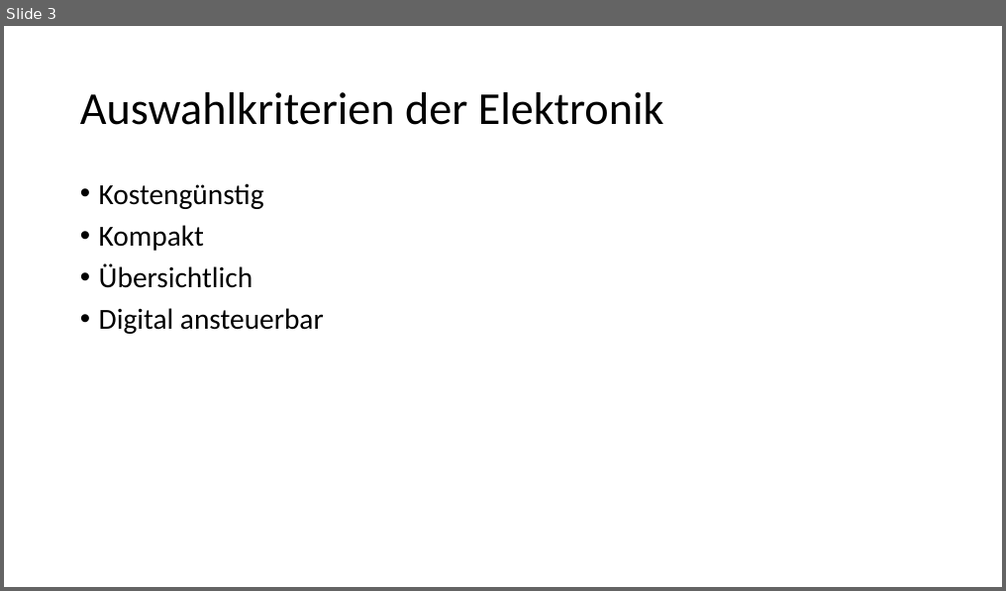
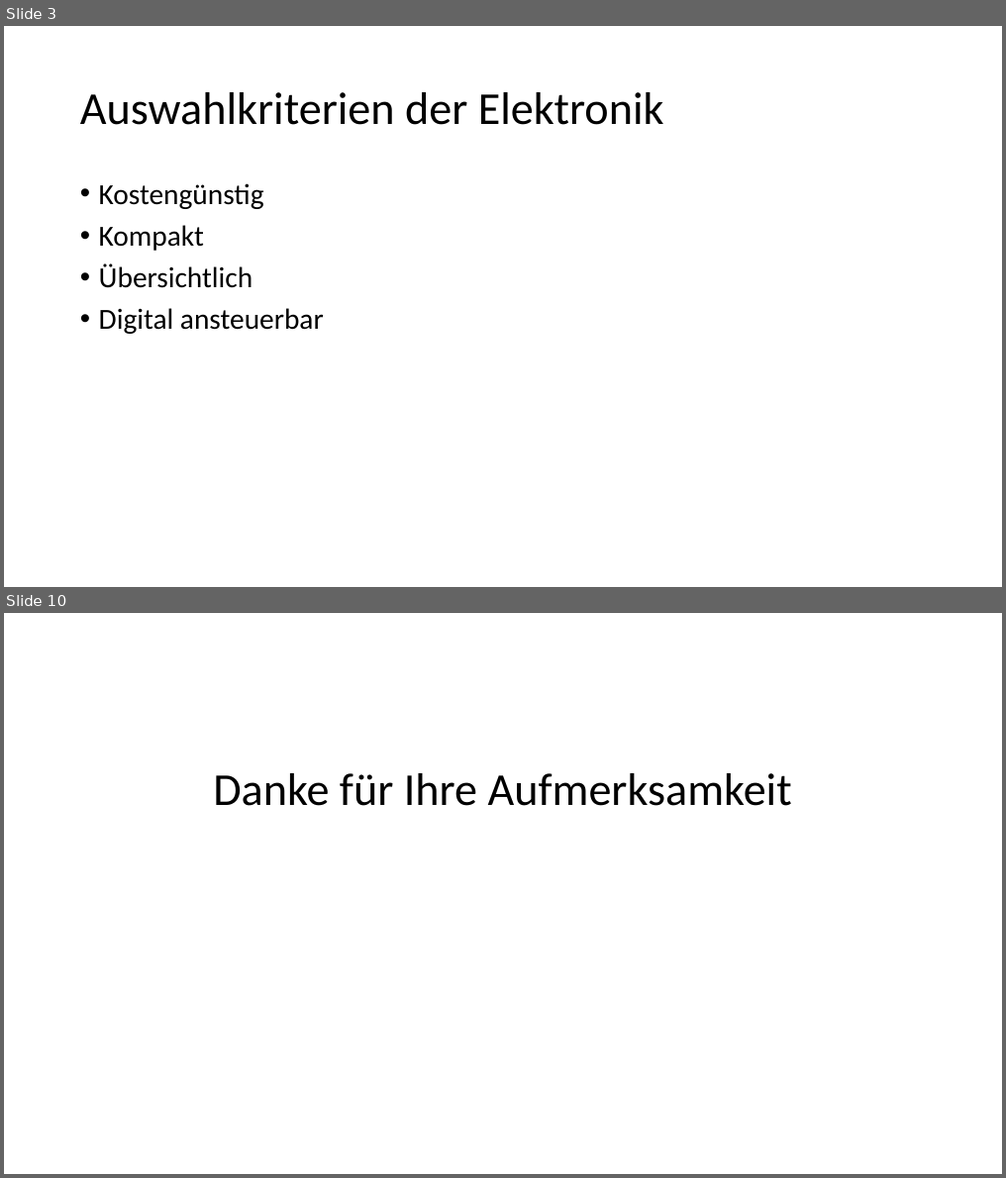
Before and after one commit to Katzenfuetterungsanlage/fuettr_prototype, a slide deck: Diplomarbeit/Powerpoint/Elektrotechnik.pptx. Shown one above the other, each under a label of ours: slide 3 before the commit, slides 3 and 10 after it; the slides between them are not shown. The pictures are 1006x591 and 1006x1178 pixels, drawn with LibreOffice and Linux fonts; fonts in the diff are those of the drawing. Boxes give left, top, right and bottom in pixels: in the first picture for what was removed or moved away, otherwise in the second. Text is boxed around its words. In the diff, an @@ line names an element or a change of style, - is before the commit and + after.

```diff
--- a/Diplomarbeit/Powerpoint/Elektrotechnik.pptx
+++ b/Diplomarbeit/Powerpoint/Elektrotechnik.pptx
@@ slide 10 added at (x1=4, y1=613, x2=1002, y2=1174), background #FFFFFF @@
@@ text added at (x1=213, y1=773, x2=792, y2=806), 44 pt, text #000000 @@
+Danke für Ihre Aufmerksamkeit
```
Also in this commit, not shown: 1 slide changed, 7 other slides added, 1 slide removed, 11 other files.
